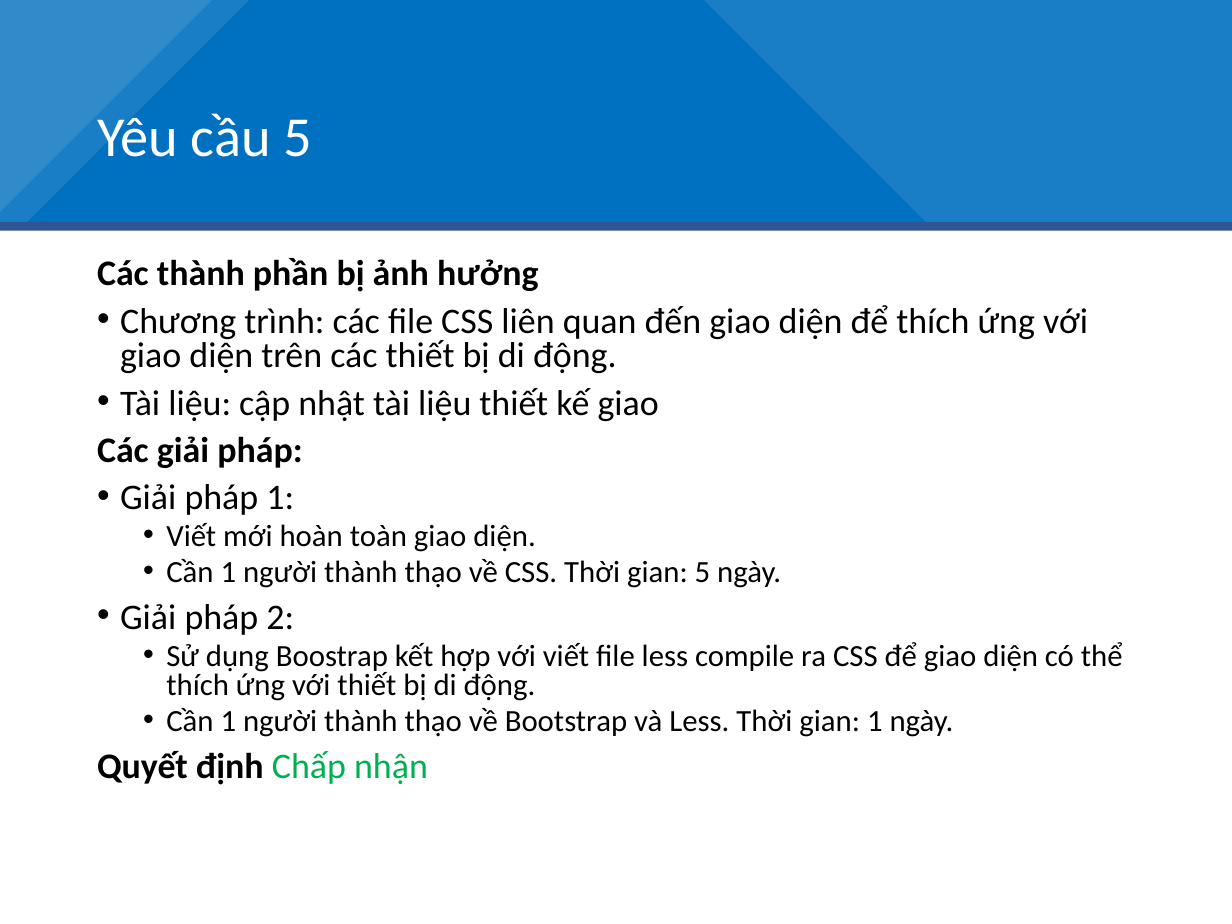
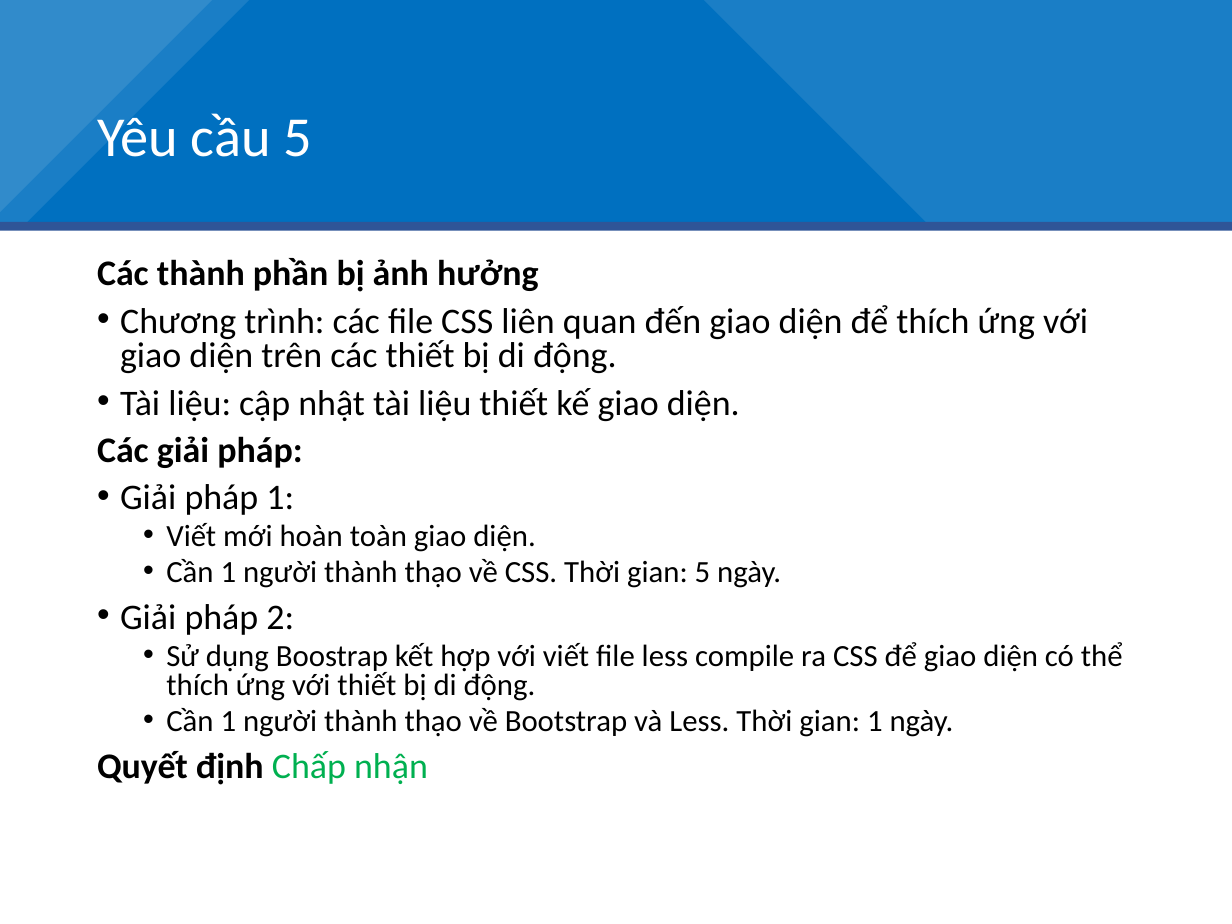
Before and after one commit to duduct/BaoTriPhanMem, a slide deck: slide 27 of BaiTap2/BT01_BT2_Slide.pptx. Drawn at 1232x924 pixels with LibreOffice and Linux fonts; fonts in the diff are those of the drawing. Boxes give left, top, right and bottom in pixels: in the first picture for what was removed or moved away, otherwise in the second. Text is boxed around its words. In the diff, an @@ line names an element or a change of style, - is before the commit and + after.

```diff
--- a/BaiTap2/BT01_BT2_Slide.pptx
+++ b/BaiTap2/BT01_BT2_Slide.pptx
@@ text at (120, 388, 740, 421): text changed @@
-• Tài liệu: cập nhật tài liệu thiết kế giao
+• Tài liệu: cập nhật tài liệu thiết kế giao diện.
```
Also in this commit, not shown: 4 other slides changed.
